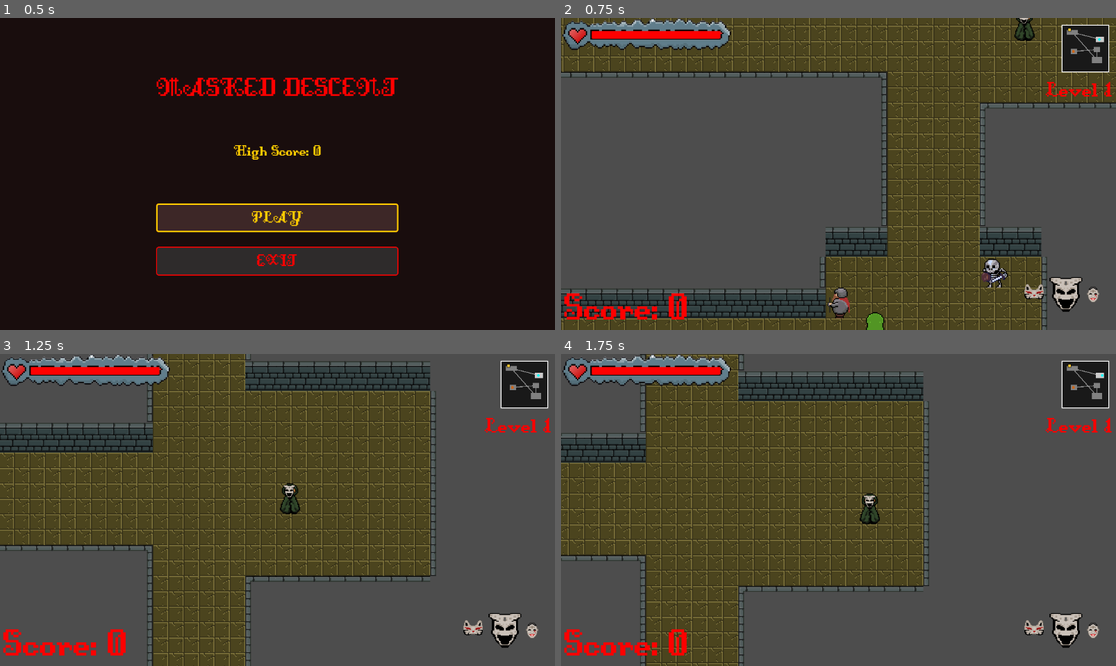
Above: before the commit, frames 1-4 (two rows, left to right).
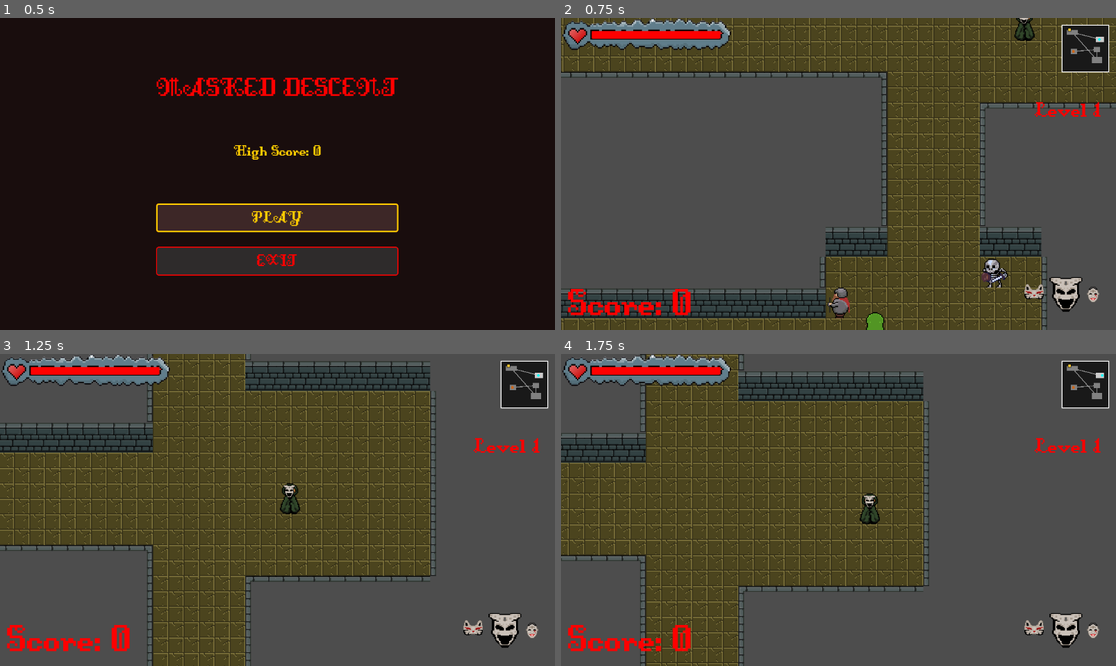
Above: after the commit, the same moments.

Repository: afilipovski/masked-descent
Game: Godot game, scene res://scenes/ui/main_menu.tscn
Same seed, same stepped clock (60 frames per second), same inputs: the game is played once before the commit and once after it. Sound files missing from this copy of the repository are replaced by a short silence.
Inputs:
- Up to frame 1 (0.5 s): no input
- Up to frame 2 (0.75 s): click "PLAY" at 0.5 s
- Up to frame 3 (1.25 s): no input
- Up to frame 4 (1.75 s): tap Enter (ui_accept) at 1.25, 1.52 s; hold D (move_right) from 1.28 s (still down); tap E (Interact) at 1.35 s

Frame 1 is identical in both runs. In frame 2, 1.5% of the frame differs, in the area x 0-100%, y 20-97%; in frame 3, 1.5%; in frame 4, 1.5%.

Commit message:
Change anchors

Diff:
--- a/scenes/main.tscn
+++ b/scenes/main.tscn
@@ -150,10 +150,14 @@
 [node name="MaskInventory" parent="UI" unique_id=1103877401 instance=ExtResource("2_mask_inv")]
 
 [node name="DungeonLevelLabel" type="Label" parent="UI" unique_id=286731216]
-offset_left = 1005.0
-offset_top = 125.0
-offset_right = 1145.0
-offset_bottom = 176.0
+anchors_preset = 1
+anchor_left = 1.0
+anchor_right = 1.0
+offset_left = -170.0
+offset_top = 167.0
+offset_right = -4.0
+offset_bottom = 218.0
+grow_horizontal = 0
 theme_override_colors/font_color = Color(1, 0, 0, 1)
 theme_override_fonts/font = ExtResource("2_dungeon_font")
 theme_override_font_sizes/font_size = 50
@@ -195,10 +199,14 @@
 show_percentage = false
 
 [node name="ScoreLabel" type="Label" parent="UI" unique_id=1034201738]
-offset_left = 5.0
-offset_top = 557.0
-offset_right = 266.0
-offset_bottom = 648.0
+anchors_preset = 2
+anchor_top = 1.0
+anchor_bottom = 1.0
+offset_left = 13.0
+offset_top = -100.0
+offset_right = 274.0
+offset_bottom = -9.0
+grow_vertical = 0
 theme_override_colors/font_color = Color(1, 0, 0, 1)
 theme_override_fonts/font = ExtResource("2_dungeon_font")
 theme_override_font_sizes/font_size = 90
Not shown: 2 places in scenes/main.tscn that only renumber resources
